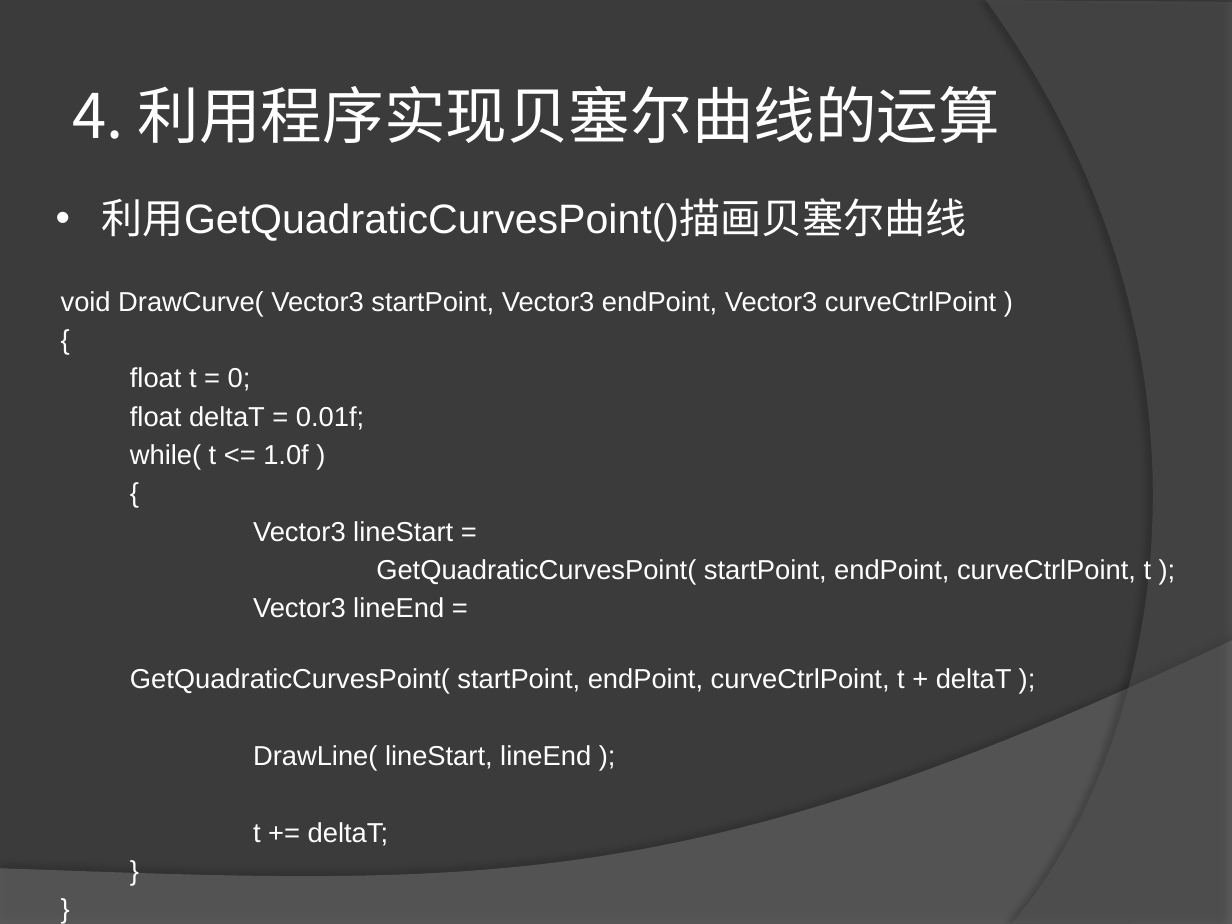
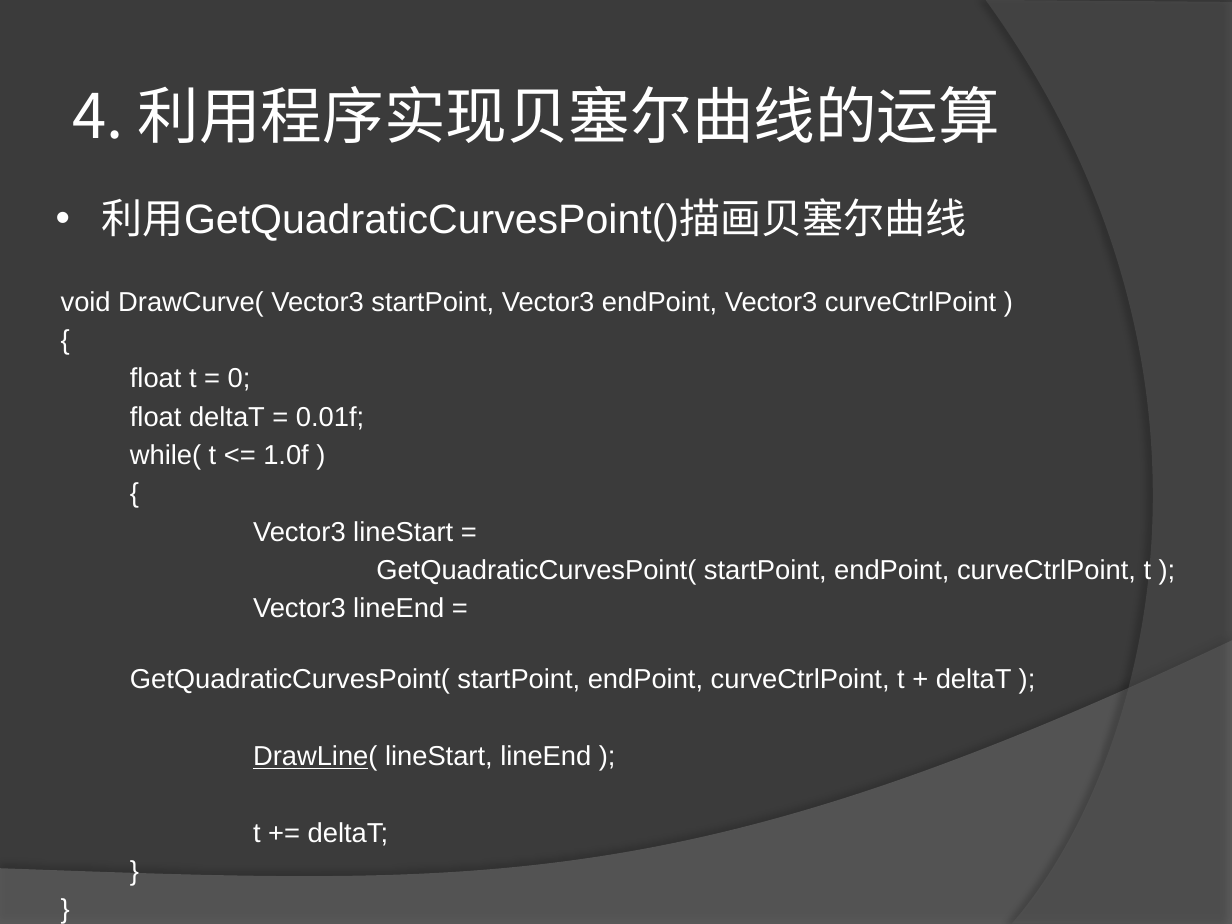
Before and after one commit to LEAVESZJ/BezierCurve, a slide deck: slide 10 of PPT/关于贝塞尔曲线等速移动问题的说明.pptx. Drawn at 1232x924 pixels with LibreOffice and Linux fonts; fonts in the diff are those of the drawing. Boxes give left, top, right and bottom in pixels: in the first picture for what was removed or moved away, otherwise in the second. Text is boxed around its words. In the diff, an @@ line names an element or a change of style, - is before the commit and + after.

```diff
--- a/PPT/关于贝塞尔曲线等速移动问题的说明.pptx
+++ b/PPT/关于贝塞尔曲线等速移动问题的说明.pptx
@@ text at (253,745,591,771): underline on in "DrawLine(" @@
```
Also in this commit, not shown: 4 other slides changed, 1 slide added.
